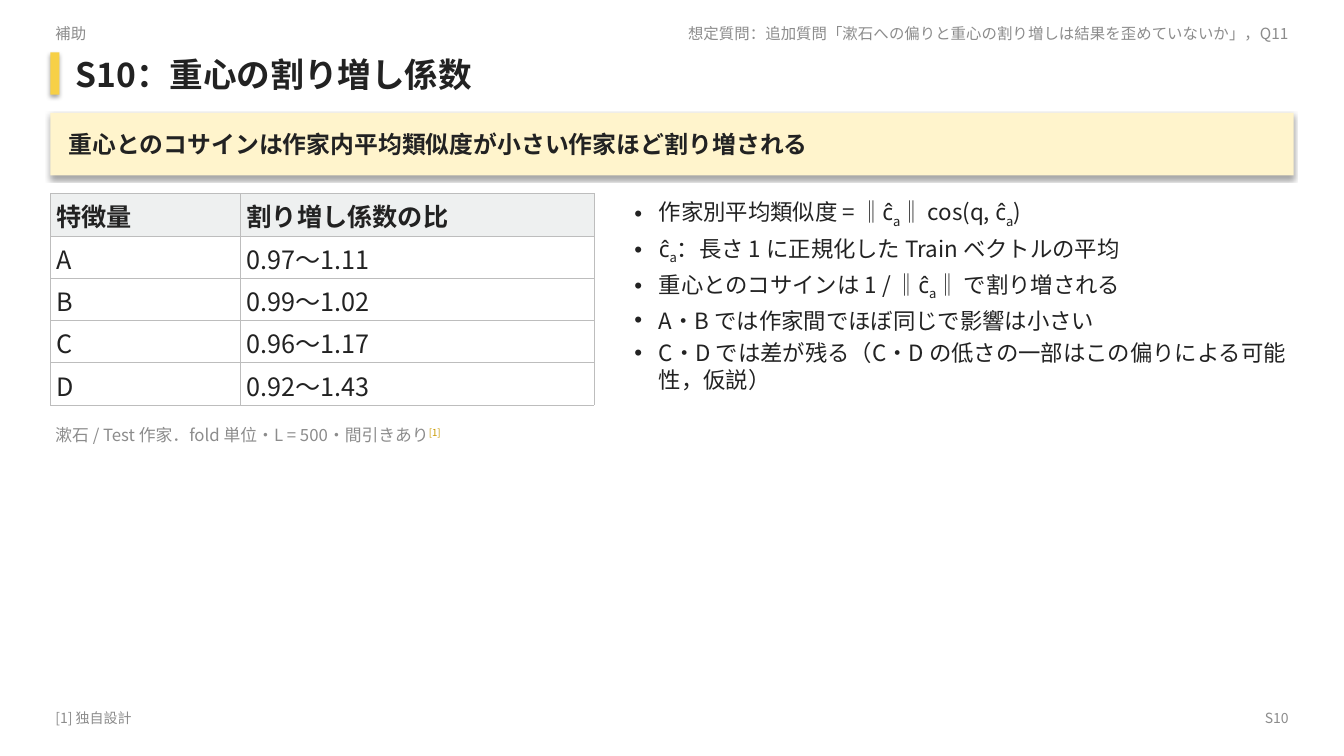
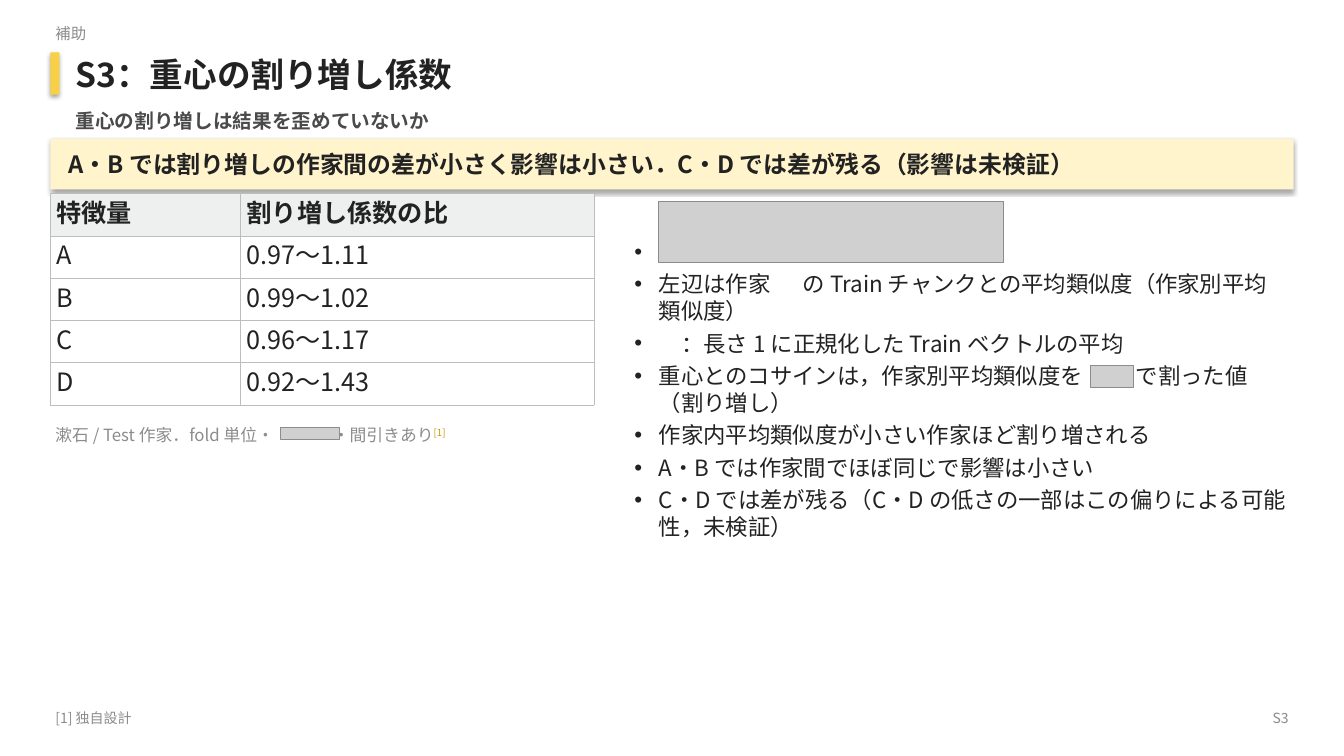
Before and after one commit to matsumoto-af22041/text-author-identifier-nlps, a slide deck: slide 27 of presentation/slides.pptx (slide 32 before the commit). Drawn at 1344x756 pixels with LibreOffice and Linux fonts; fonts in the diff are those of the drawing; grey boxes stand for pictures; background and template pictures are left out. Boxes give left, top, right and bottom in pixels: in the first picture for what was removed or moved away, otherwise in the second. Text is boxed around its words. In the diff, an @@ line names an element or a change of style, - is before the commit and + after.

```diff
--- a/presentation/slides.pptx
+++ b/presentation/slides.pptx
@@ text at (x1=76, y1=58, x2=453, y2=90): text changed @@
-S10：重心の割り増し係数
+S3：重心の割り増し係数
@@ text at (x1=76, y1=111, x2=430, y2=130): text changed; size 11 to 14 pt; text colour #8C8C8C to #4A4A4A; bold on @@
-想定質問：追加質問「漱石への偏りと重心の割り増しは結果を歪めていないか」，Q11
+重心の割り増しは結果を歪めていないか
@@ rectangle "A・B では割り増しの作家間の差が小さく影響は小さい．C・D では差が残る（影響は未検証）" resized from (x1=50, y1=113, x2=1294, y2=175) to (x1=50, y1=139, x2=1294, y2=190) @@
@@ text in rectangle at (x1=68, y1=152, x2=1074, y2=176): text changed @@
-重心とのコサインは作家内平均類似度が小さい作家ほど割り増される
+A・B では割り増しの作家間の差が小さく影響は小さい．C・D では差が残る（影響は未検証）
@@ table at (x1=50, y1=194, x2=595, y2=405) @@
@@ line spacing 1 to 21.6pt @@
@@ picture added at (x1=659, y1=202, x2=1004, y2=262) @@
@@ text at (x1=659, y1=273, x2=1267, y2=445): text changed @@
-• 作家別平均類似度 = ‖ĉa‖ cos(q, ĉa)
-• ĉa：長さ 1 に正規化した Train ベクトルの平均
-• 重心とのコサインは 1 / ‖ĉa‖ で割り増される
+• 左辺は作家 の Train チャンクとの平均類似度（作家別平均類似度）
+• ：長さ 1 に正規化した Train ベクトルの平均
+• 重心とのコサインは，作家別平均類似度を で割った値（割り増し）
+• 作家内平均類似度が小さい作家ほど割り増される
@@ picture added at (x1=1091, y1=366, x2=1133, y2=388) @@
@@ text at (x1=55, y1=427, x2=446, y2=443): text changed @@
-漱石 / Test 作家．fold 単位・L = 500・間引きあり[1]
+漱石 / Test 作家．fold 単位・ ・間引きあり[1]
@@ picture added at (x1=280, y1=427, x2=339, y2=439) @@
@@ text at (x1=659, y1=457, x2=1095, y2=478): line spacing 1 to 19.2pt @@
@@ text at (x1=659, y1=489, x2=1286, y2=537): text changed @@
-• C・D では差が残る（C・D の低さの一部はこの偏りによる可能性，仮説）
+• C・D では差が残る（C・D の低さの一部はこの偏りによる可能性，未検証）
@@ text at (x1=1273, y1=712, x2=1289, y2=723): text changed @@
-S10
+S3
```
Also in this commit, not shown: 33 other slides changed, 7 slides added, 2 slides removed, 25 other files.
